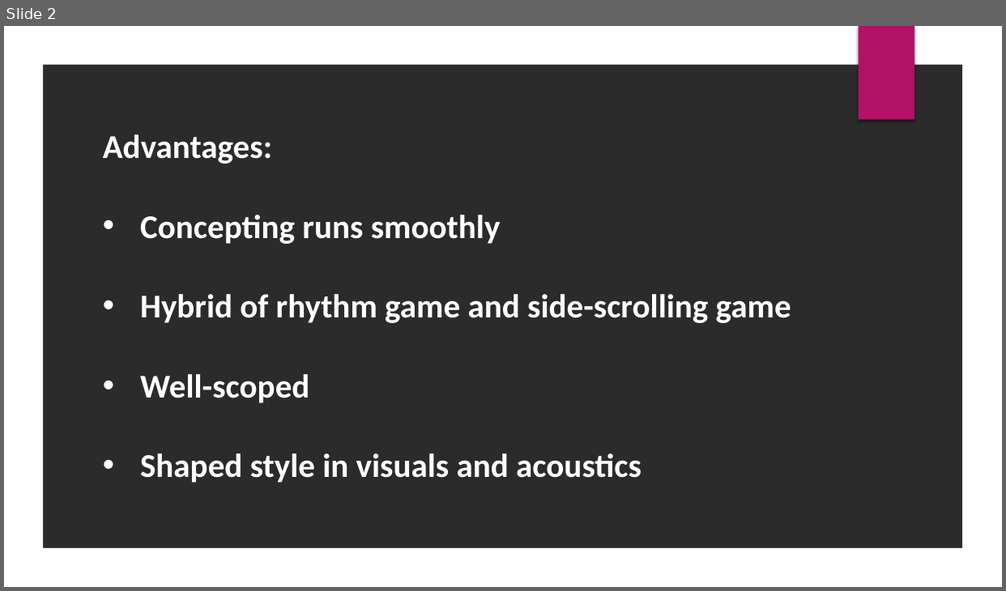
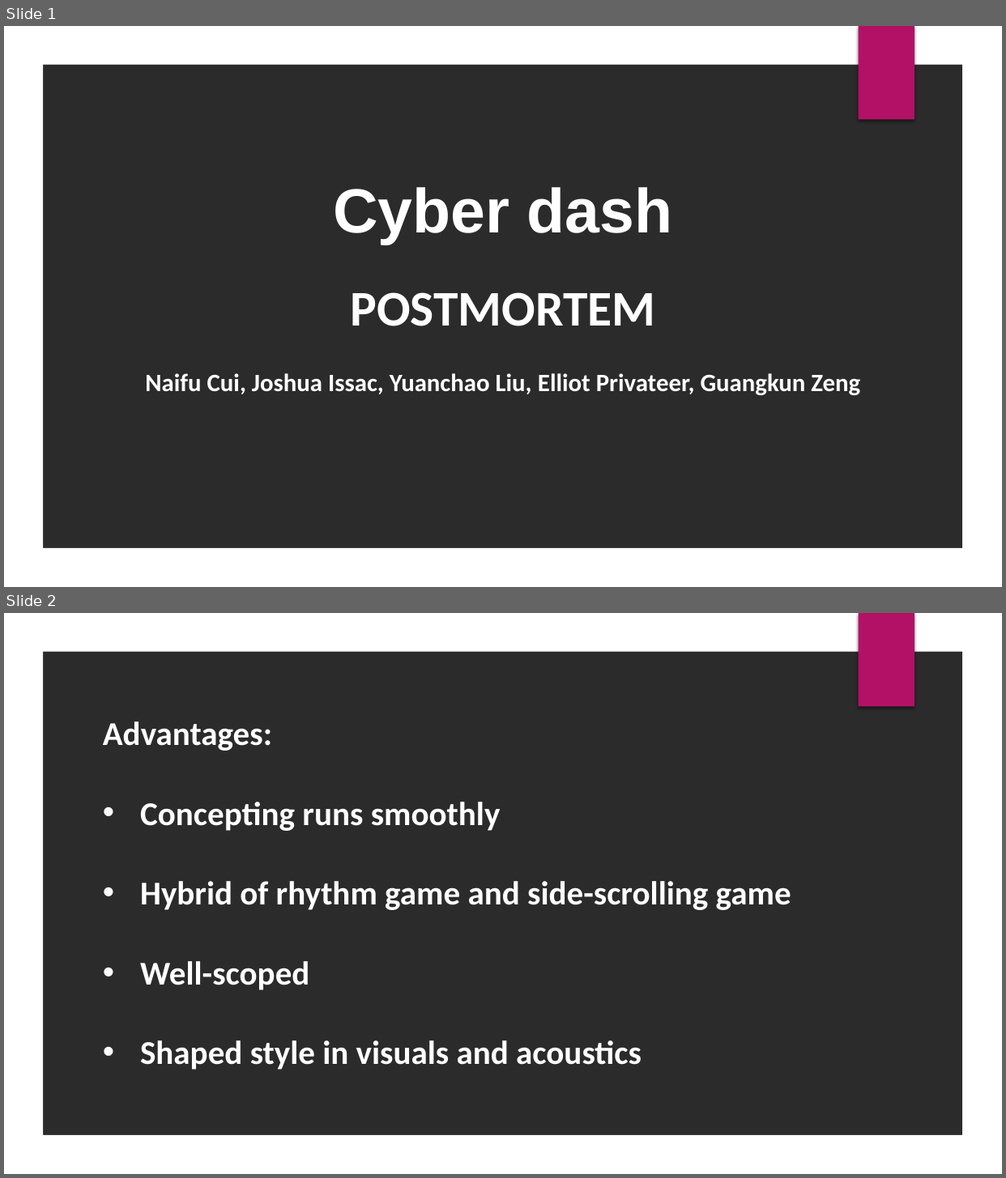
Before and after one commit to DarkPhantomEx/GeoDash, a slide deck: postmortem.pptx. Shown one above the other, each under a label of ours: slide 2 before the commit, slides 1 and 2 after it. The pictures are 1006x591 and 1006x1178 pixels, drawn with LibreOffice and Linux fonts; fonts in the diff are those of the drawing; background and template pictures are left out; a plain dark background stands for a picture behind light text. Boxes give left, top, right and bottom in pixels: in the first picture for what was removed or moved away, otherwise in the second. Text is boxed around its words. In the diff, an @@ line names an element or a change of style, - is before the commit and + after.

```diff
--- a/postmortem.pptx
+++ b/postmortem.pptx
@@ slide 1 added at [4,26,1002,587], background picture (left out); not listed: 2 template elements that a slide beside it also shows @@
@@ text added at [333,187,673,245], 60 pt, text #FFFFFF, bold @@
+Cyber dash
@@ text added at [350,292,655,327], 48 pt, text #FFFFFF, bold @@
+POSTMORTEM
@@ text added at [145,373,860,396], 24 pt, text #FFFFFF, bold @@
+Naifu Cui, Joshua Issac, Yuanchao Liu, Elliot Privateer, Guangkun Zeng
```
Also in this commit, not shown: 3 slides changed, 1 slide removed.
